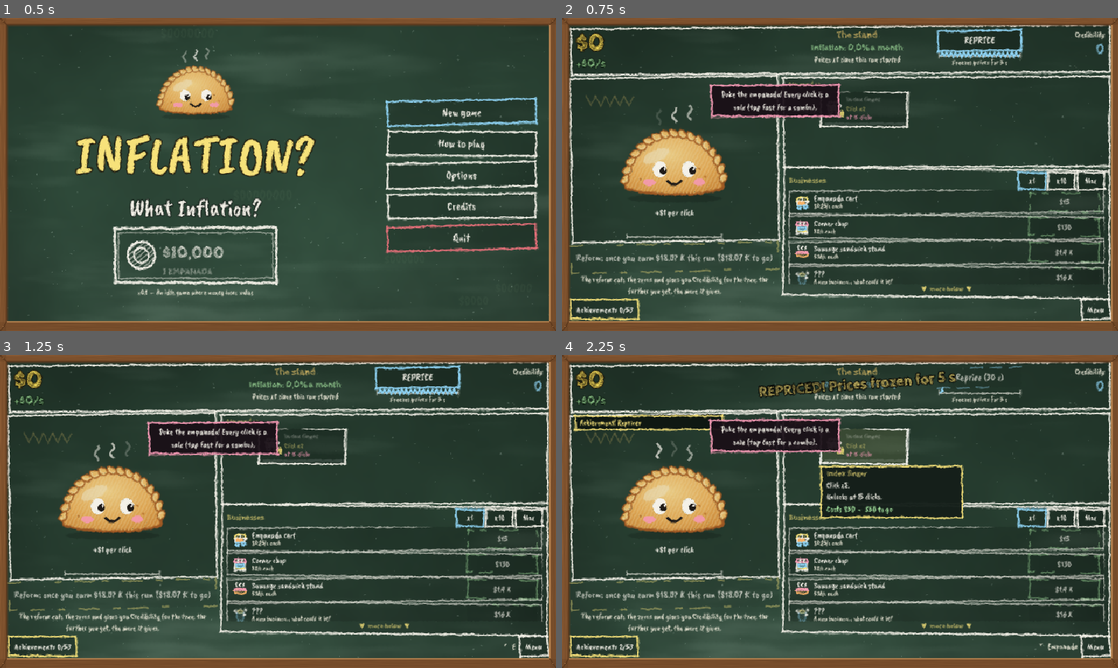
Above: before the commit, frames 1-4 (two rows, left to right).
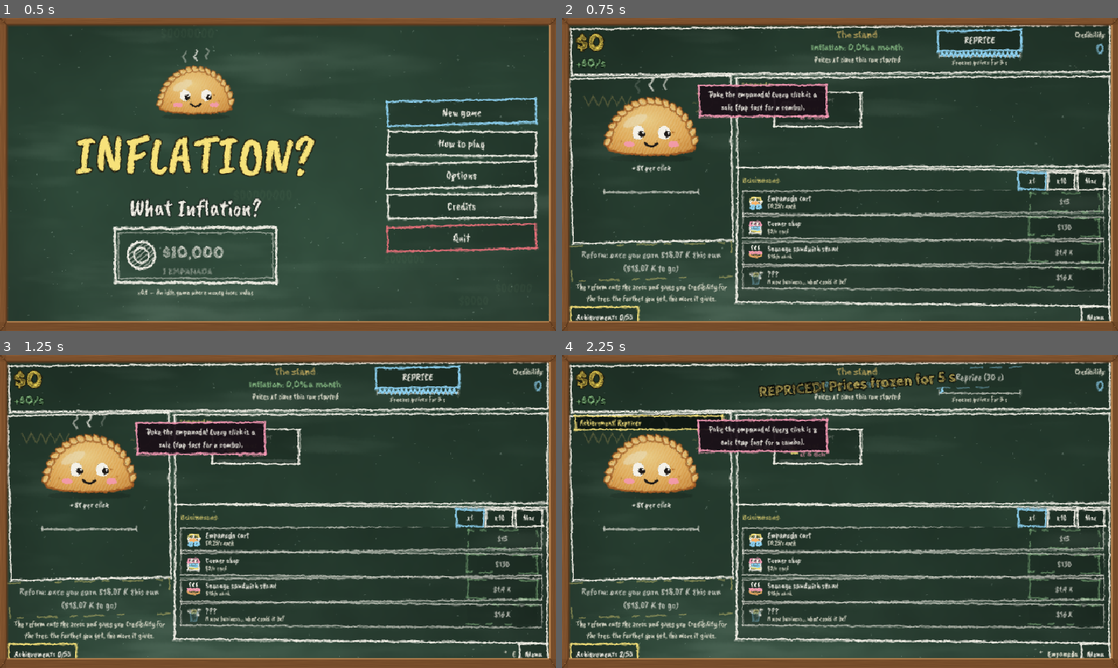
Above: after the commit, the same moments.

Repository: agusmoscato/INFLATION-What-Inflation-
Game: Godot game, scene res://scenes/Main.tscn
The game is run twice, just before and just after one commit, with the same random seed, the same clock (stepped at 60 frames per second) and the same inputs.
Inputs (mouse positions are in pixels of both pictures, inside the frame that each line leads up to):
- Up to frame 1 (0.5 s): no input
- Up to frame 2 (0.75 s): click "New game" at 0.5 s
- Up to frame 3 (1.25 s): no input
- Up to frame 4 (2.25 s): click "REPRICE" at 1.25 s; click (862, 445) at 2.02 s

Frame 1 is identical in both runs. In frame 2, 17% of the frame differs, in the area x 1-99%, y 17-97%; in frame 3, 17%; in frame 4, 22%.

Commit message:
La empanada tiene tamaño y posición fijos en su panel; el squash del clic es solo visual (punto 3)
- La empanada mide siempre 300x182 y va arriba de su panel; lo que sobra en ventanas más altas queda abajo.
- La calle del barrio tiene alto fijo (92 px): con más de 6 tipos de negocio pasa a 3 columnas y achica las filas.
- La columna de la empanada tiene ancho fijo (370): el texto largo del botón de reforma ("cuando ganes $X…") la ensanchaba y corría la empanada; ahora va en dos renglones. El consejo de la reforma reserva siempre dos renglones.
- Squash, inclinación y temblor de pánico se aplican con draw_set_transform: el control nunca cambia de escala ni de rotación y el squash vuelve a 1 exacto.
- Test tests/LayoutUI.tscn: en 5 ventanas (1280x720, 1920x1080, 1366x768, 2560x1080, 1024x768) mide el rect de la empanada con accesorios, combo, calle llena, reforma larga/trabado, avisos y números enormes y en medio del squash; falla si cambia. También revisa que el "+$X" nunca pise el gorrito/corona.

Co-Authored-By: Claude Opus 5.5 <noreply@anthropic.com>

Diff:
--- a/scripts/ui/barrio_view.gd
+++ b/scripts/ui/barrio_view.gd
@@ -5,15 +5,17 @@
 ## tiza. Abajo, la vereda cambia con la capa de la vuelta (tierra, vereda con faroles, ciudad, finanzas, hiperinflación).
 ## Rendimiento: los dibujos se rehacen solo cuando cambia algo (cantidades o capa); el humo es una capa aparte, liviana.
 
-const ROW_H: float = 27.0
-const ICON: float = 25.0
-const COLS: int = 2
+## Alto fijo: la calle nunca empuja a la empanada. Con muchos tipos de negocio pasa a 3 columnas y las filas se achican.
+const HEIGHT: float = 92.0
+const ROW_H_MAX: float = 27.0
 const CAPS: Array = [7, 6, 4]            ## dibujitos por tipo según la calidad (alta, media, baja)
 
 var _sig: String = ""
 var _rows: Array = []                   ## [{id, n}]
 var _era: int = 1
 var _smoke: Control
+var _cols: int = 2
+var _row_h: float = ROW_H_MAX
 
 
 func _init() -> void:
@@ -40,13 +42,14 @@
 		if n > 0:
 			rows.append({"id": def["id"], "n": mini(n, c)})
 			sig += "%s:%d," % [def["id"], mini(n, c)]
-	var lines: int = int(ceil(float(rows.size()) / float(COLS)))
-	custom_minimum_size = Vector2(0, 12.0 + ROW_H * float(lines)) if not rows.is_empty() else Vector2.ZERO
-	visible = not rows.is_empty()
+	custom_minimum_size = Vector2(0, HEIGHT)
 	if sig != _sig:
 		_sig = sig
 		_rows = rows
 		_era = era
+		_cols = 2 if rows.size() <= 6 else 3
+		var lines: int = maxi(1, int(ceil(float(rows.size()) / float(_cols))))
+		_row_h = minf(ROW_H_MAX, (HEIGHT - 10.0) / float(lines))
 		queue_redraw()
 	if Settings.quality < 2 and _has("choripan"):
 		_smoke.queue_redraw()
@@ -60,21 +63,28 @@
 
 
 func _cell(i: int) -> Rect2:
-	var w: float = size.x / float(COLS)
-	return Rect2(Vector2(w * float(i % COLS), 4.0 + ROW_H * float(i / COLS)), Vector2(w, ROW_H))
+	var w: float = size.x / float(_cols)
+	return Rect2(Vector2(w * float(i % _cols), 4.0 + _row_h * float(i / _cols)), Vector2(w, _row_h))
+
+
+func _icon() -> float:
+	return _row_h - 2.0
 
 
 func _draw() -> void:
+	if _rows.is_empty():
+		return
 	_draw_street()
 	var c: int = cap()
+	var ic: float = _icon()
 	for i in range(_rows.size()):
 		var r: Rect2 = _cell(i)
 		var id: String = _rows[i]["id"]
 		var n: int = int(_rows[i]["n"])
-		var step: float = minf(ICON * 0.98, (r.size.x - ICON - 6.0) / float(maxi(1, c - 1)))
+		var step: float = minf(ic * 0.98, (r.size.x - ic - 6.0) / float(maxi(1, c - 1)))
 		for k in range(n):
 			var p: Vector2 = r.position + Vector2(4.0 + step * float(k), 1.0)
-			ChalkIcons.draw(self, id, Rect2(p, Vector2(ICON, ICON)), k * 13 + i)
+			ChalkIcons.draw(self, id, Rect2(p, Vector2(ic, ic)), k * 13 + i)
 
 
 ## La vereda de abajo y los detalles de cada capa (una línea de tiza, faroles, edificios, signos de $, llamas).
@@ -104,8 +114,9 @@
 			continue
 		var r: Rect2 = _cell(i)
 		var n: int = int(_rows[i]["n"])
-		var step: float = minf(ICON * 0.98, (r.size.x - ICON - 6.0) / float(maxi(1, cap() - 1)))
+		var ic: float = _icon()
+		var step: float = minf(ic * 0.98, (r.size.x - ic - 6.0) / float(maxi(1, cap() - 1)))
 		for k in range(0, n, 3):
 			var f: float = fmod(t * 0.6 + float(k) * 0.37, 1.0)
-			var p: Vector2 = r.position + Vector2(4.0 + step * float(k) + ICON * 0.5 + sin(t * 2.0 + k) * 2.0, 2.0 - f * 10.0)
+			var p: Vector2 = r.position + Vector2(4.0 + step * float(k) + ic * 0.5 + sin(t * 2.0 + k) * 2.0, 2.0 - f * 10.0)
 			_smoke.draw_circle(p, 1.5 + f * 2.5, Color(Chalk.WHITE, 0.3 * (1.0 - f)))
--- a/scripts/ui/empanada_button.gd
+++ b/scripts/ui/empanada_button.gd
@@ -4,6 +4,8 @@
 ## con mipmaps); todo lo demás se dibuja por código encima: la cara (ojos que siguen el mouse, parpadeo, boca en "o"
 ## al clic, pánico, transpiración), los cachetes, el vapor, los accesorios del árbol y el brillo dorado del final.
 ## Squash & stretch al clic; transpira con inflación alta o cerca de la pared y entra en pánico en la hiperinflación.
+## El tamaño y la posición del control nunca cambian: el squash, el temblor y los accesorios se aplican solo al dibujo
+## (draw_set_transform), así nada empuja ni agranda la empanada.
 ## Con calidad de tiza Baja se mantiene la textura y se apagan el vapor y el halo.
 
 signal pressed(global_pos: Vector2)
@@ -42,6 +44,8 @@
 var show_face: bool = true
 
 var _tween: Tween
+var _sq: Vector2 = Vector2.ONE          # squash del clic (solo visual)
+var _rot: float = 0.0                   # inclinación del clic o temblor de pánico (solo visual)
 var _t: float = 0.0
 var _o_mouth: float = 0.0
 var _blink: float = 0.0
@@ -55,12 +59,16 @@
 		custom_minimum_size = Vector2(280, 220)
 	mouse_default_cursor_shape = Control.CURSOR_POINTING_HAND
 	texture_filter = CanvasItem.TEXTURE_FILTER_LINEAR_WITH_MIPMAPS
-	_update_pivot()
-	resized.connect(_update_pivot)
-
-
-func _update_pivot() -> void:
-	pivot_offset = Vector2(size.x / 2.0, size.y * 0.88)
+
+
+## Punto fijo del squash (la base de la empanada).
+func _pivot() -> Vector2:
+	return Vector2(size.x / 2.0, size.y * 0.88)
+
+
+## Squash visual actual (para el test de layout: tiene que volver a 1 exacto).
+func squash() -> Vector2:
+	return _sq
 
 
 func _gui_input(event: InputEvent) -> void:
@@ -74,12 +82,15 @@
 	if _tween != null and _tween.is_valid():
 		_tween.kill()
 	_o_mouth = 0.35
-	scale = Vector2(1.28, 0.72)
-	rotation = randf_range(-0.05, 0.05)
+	_sq = Vector2(1.28, 0.72)
+	_rot = randf_range(-0.05, 0.05)
 	_tween = create_tween()
-	_tween.tween_property(self, "scale", Vector2(0.86, 1.2), 0.09).set_trans(Tween.TRANS_QUAD).set_ease(Tween.EASE_OUT)
-	_tween.tween_property(self, "scale", Vector2.ONE, 0.42).set_trans(Tween.TRANS_ELASTIC).set_ease(Tween.EASE_OUT)
-	_tween.parallel().tween_property(self, "rotation", 0.0, 0.42).set_trans(Tween.TRANS_ELASTIC).set_ease(Tween.EASE_OUT)
+	_tween.tween_property(self, "_sq", Vector2(0.86, 1.2), 0.09).set_trans(Tween.TRANS_QUAD).set_ease(Tween.EASE_OUT)
+	_tween.tween_property(self, "_sq", Vector2.ONE, 0.42).set_trans(Tween.TRANS_ELASTIC).set_ease(Tween.EASE_OUT)
+	_tween.parallel().tween_property(self, "_rot", 0.0, 0.42).set_trans(Tween.TRANS_ELASTIC).set_ease(Tween.EASE_OUT)
+	_tween.tween_callback(func() -> void:
+		_sq = Vector2.ONE              # vuelve a escala 1 exacta
+		_rot = 0.0)
 
 
 func _process(delta: float) -> void:
@@ -89,8 +100,9 @@
 	_blink = maxf(0.0, _blink - delta)
 	if _blink <= 0.0 and fmod(_t, 3.6) < delta:
 		_blink = 0.13
-	if rate > 0.5 and (_tween == null or not _tween.is_running()):
-		rotation = sin(_t * 38.0) * 0.025          # temblor de pánico
+	if _tween == null or not _tween.is_running():
+		_sq = Vector2.ONE
+		_rot = sin(_t * 38.0) * 0.025 if rate > 0.5 else 0.0      # temblor de pánico (solo visual)
 	queue_redraw()
 
 
@@ -119,6 +131,8 @@
 
 func _draw() -> void:
 	_layout()
+	var pv: Vector2 = _pivot()
+	draw_set_transform_matrix(Transform2D(_rot, _sq, 0.0, pv) * Transform2D(0.0, -pv))
 	var c: Vector2 = T(CENTER_UV)
 	if gold and _fancy():
 		# halo dorado que late, detrás del cuerpo
--- a/scripts/ui/game_screen.gd
+++ b/scripts/ui/game_screen.gd
@@ -13,6 +13,8 @@
 const TOAST_SECONDS: float = 3.0
 const TOAST_SECONDS_SLOW: float = 5.5      ## en las primeras vueltas los avisos duran más (da tiempo a leerlos)
 const UPG_BOX_H: float = 2.0 * 80.0 + 6.0   ## dos filas de tarjetas de mejoras
+const EMPANADA_SIZE: Vector2 = Vector2(300, 182)  ## tamaño fijo de la empanada en su panel
+const LEFT_W: float = 370.0                       ## ancho fijo de la columna de la empanada
 
 var world: MarginContainer
 var body: BoxContainer
@@ -268,21 +270,23 @@
 
 func _build_left() -> Control:
 	var col: VBoxContainer = VBoxContainer.new()
-	col.custom_minimum_size = Vector2(360, 0)
+	col.custom_minimum_size = Vector2(LEFT_W, 0)
 	col.add_theme_constant_override("separation", 8)
 	var p: PanelContainer = UIKit.panel(UIKit.C_PANEL, 10)
 	p.size_flags_vertical = Control.SIZE_EXPAND_FILL
 	col.add_child(p)
 	backdrop = EraBackdrop.new()       # dibujos tenues de la capa, detrás de la empanada
 	p.add_child(backdrop)
+	# todo lo de este panel tiene alto fijo y arriba de todo va la empanada: nada la empuja ni le cambia el tamaño
+	# (accesorios, calle llena, combo, textos); el espacio que sobre en ventanas más altas queda abajo
 	var v: VBoxContainer = VBoxContainer.new()
-	v.alignment = BoxContainer.ALIGNMENT_CENTER
+	v.alignment = BoxContainer.ALIGNMENT_BEGIN
 	v.add_theme_constant_override("separation", 6)
 	p.add_child(v)
 	empanada = EmpanadaButton.new()
 	empanada.size_flags_horizontal = Control.SIZE_SHRINK_CENTER
-	empanada.size_flags_vertical = Control.SIZE_EXPAND_FILL
-	empanada.custom_minimum_size = Vector2(250, 170)
+	empanada.size_flags_vertical = Control.SIZE_SHRINK_BEGIN
+	empanada.custom_minimum_size = EMPANADA_SIZE
 	empanada.pressed.connect(func(_pos: Vector2) -> void: Economy.click())
 	v.add_child(empanada)
 	click_label = UIKit.label("", 17, Chalk.WHITE, HORIZONTAL_ALIGNMENT_CENTER)
@@ -294,16 +298,23 @@
 	combo_bar.custom_minimum_size = Vector2(220, 12)
 	combo_bar.size_flags_horizontal = Control.SIZE_SHRINK_CENTER
 	v.add_child(combo_bar)
-	barrio = BarrioView.new()          # la calle del barrio que se va llenando
+	barrio = BarrioView.new()          # la calle del barrio que se va llenando (alto fijo)
 	v.add_child(barrio)
+	var rest: Control = Control.new()
+	rest.size_flags_vertical = Control.SIZE_EXPAND_FILL
+	rest.mouse_filter = Control.MOUSE_FILTER_IGNORE
+	v.add_child(rest)
 	reform_btn = Button.new()
 	reform_btn.custom_minimum_size = Vector2(0, 62)
+	reform_btn.autowrap_mode = TextServer.AUTOWRAP_WORD_SMART   # el texto largo va en dos renglones: no ensancha la columna
 	UIKit.style_button(reform_btn, UIKit.C_GOLD, 19)
 	reform_btn.pressed.connect(_open_reform_dialog)
 	col.add_child(reform_btn)
 	reform_hint = UIKit.label("", 15, UIKit.C_DIM, HORIZONTAL_ALIGNMENT_CENTER)
 	reform_hint.autowrap_mode = TextServer.AUTOWRAP_WORD_SMART
-	reform_hint.custom_minimum_size = Vector2(300, 0)
+	reform_hint.custom_minimum_size = Vector2(300, 44)     # siempre dos renglones: el panel de arriba no cambia de alto
+	reform_hint.max_lines_visible = 2
+	reform_hint.vertical_alignment = VERTICAL_ALIGNMENT_TOP
 	col.add_child(reform_hint)
 	left_col = col
 	return col
--- a/tests/layout_ui.gd
+++ b/tests/layout_ui.gd
@@ -2,7 +2,13 @@
 ## Prueba de layout (headless): godot --headless res://tests/LayoutUI.tscn
 ##  1. Textos de tarjetas: todas las mejoras, en español e inglés, con el precio más largo y con su condición, entran en
 ##     la tarjeta sin cortarse (la letra se achica; el nombre puede ir en dos líneas).
+##  2. La empanada no se mueve ni cambia de tamaño: en varias ventanas mide su rectángulo (relativo a su panel) con y sin
+##     accesorios, con combo, con la calle llena, con el texto de la reforma largo, con avisos, con números enormes y en
+##     medio del squash del clic. Tiene que ser siempre el mismo (y el mismo tamaño en todas las ventanas); el squash es
+##     solo visual y vuelve a escala 1 exacta. El "+$X" de los clics nunca pisa el gorrito ni la corona.
 ## Termina con código 1 si algo falla (y lo lista).
+
+const WINDOWS: Array = [Vector2i(1280, 720), Vector2i(1920, 1080), Vector2i(1366, 768), Vector2i(2560, 1080), Vector2i(1024, 768)]
 
 var failures: Array = []
 
@@ -13,7 +19,7 @@
 	I18n.load_all()
 	Chalk.load_fonts()
 	_check_cards()
-	_finish()
+	_check_empanada()
 
 
 func _check_cards() -> void:
@@ -37,6 +43,99 @@
 	sample.free()
 
 
+func _frames(n: int) -> void:
+	for i in range(n):
+		await get_tree().process_frame
+
+
+func _check_empanada() -> void:
+	var sizes_seen: Dictionary = {}
+	for ws in WINDOWS:
+		var base: Vector2 = Vector2(1280.0, 720.0)
+		var s: float = minf(float(ws.x) / base.x, float(ws.y) / base.y)
+		var sv: SubViewport = SubViewport.new()
+		sv.size = ws
+		sv.size_2d_override = Vector2i(int(round(float(ws.x) / s)), int(round(float(ws.y) / s)))
+		sv.size_2d_override_stretch = true
+		add_child(sv)
+		var main: Node = load("res://scenes/Main.tscn").instantiate()
+		sv.add_child(main)
+		await _frames(3)
+		main.start_game(false)
+		await _frames(6)
+		var g: GameScreen = main._game
+		var m: GameModel = GameState.m
+		m.tutorial_done = true
+		var tag: String = "%dx%d" % [ws.x, ws.y]
+		var ref: Array = _measure(g)
+		sizes_seen[tag] = ref[1]
+		var cases: Array = [
+			["accesorios (gorrito, anteojos, corona, dorada)", func() -> void:
+				for n in GameData.tree:
+					if not bool(n["final"]) and (bool(n["seal"]) or int(n["ring"]) <= 3):
+						m.tree[n["id"]] = true
+				m.won = true
+				m.dirty = true],
+			["combo al máximo", func() -> void:
+				m.combo = int(m.mods["combo_cap"])
+				m.combo_idle = 0.0],
+			["calle llena (los 10 negocios)", func() -> void:
+				for def in GameData.businesses:
+					m.owned[def["id"]] = 150
+				m.dirty = true],
+			["texto de reforma largo y trabado", func() -> void:
+				m.run_earned = BigNumber.from_string("1e40")
+				m.stuck_t = 99.0],
+			["avisos y números enormes", func() -> void:
+				m.money = BigNumber.from_string("8.8888e305")
+				for i in range(5):
+					g._toast("Aviso de prueba con un texto bastante largo número %d" % i, Chalk.YELLOW)],
+			["en medio del squash del clic", func() -> void:
+				for i in range(4):
+					Economy.click()],
+		]
+		for c in cases:
+			(c[1] as Callable).call()
+			await _frames(3)
+			var got: Array = _measure(g)
+			if not got[0].is_equal_approx(ref[0]) or not got[1].is_equal_approx(ref[1]):
+				failures.append("[%s] LA EMPANADA SE MOVIÓ O CAMBIÓ DE TAMAÑO con %s: %s %s (antes %s %s)" % [tag, c[0], str(got[0]), str(got[1]), str(ref[0]), str(ref[1])])
+			if g.empanada.scale != Vector2.ONE or g.empanada.rotation != 0.0:
+				failures.append("[%s] el control de la empanada tiene escala %s / rotación %f con %s (el squash tiene que ser solo visual)" % [tag, str(g.empanada.scale), g.empanada.rotation, c[0]])
+		# el "+$X" de los clics nunca pisa el gorrito ni la corona (ni al nacer ni al terminar su recorrido)
+		var ko: Rect2 = g.empanada.keep_out_rect()
+		var er: Rect2 = g.empanada.get_global_rect()
+		for fx in [0.1, 0.3, 0.5, 0.7, 0.9]:
+			for fy in [0.0, 0.1, 0.25, 0.5, 0.9]:
+				var pos: Vector2 = er.position + er.size * Vector2(fx, fy)
+				var path: Array = GameScreen.click_float_path(g.empanada, pos, Vector2(150, 34))
+				for pt in path:
+					if Rect2(pt, Vector2(150, 34)).intersects(ko):
+						failures.append("[%s] el +$X de un clic en %s pisa el gorrito/corona" % [tag, str(pos)])
+		# el squash termina en escala 1 exacta
+		await get_tree().create_timer(1.0).timeout
+		await _frames(2)
+		if g.empanada.squash() != Vector2.ONE:
+			failures.append("[%s] el squash no volvió a escala 1 exacta: %s" % [tag, str(g.empanada.squash())])
+		print("empanada %s: %s en %s (relativo a su panel)" % [tag, str(ref[1]), str(ref[0])])
+		Economy.running = false
+		sv.queue_free()
+		await _frames(3)
+	var first: Vector2 = sizes_seen.values()[0]
+	for tag in sizes_seen:
+		if not (sizes_seen[tag] as Vector2).is_equal_approx(first):
+			failures.append("la empanada tiene otro tamaño en %s: %s (en %s: %s)" % [tag, str(sizes_seen[tag]), str(sizes_seen.keys()[0]), str(first)])
+	_finish()
+
+
+## [posición relativa a su panel, tamaño]
+func _measure(g: GameScreen) -> Array:
+	var e: EmpanadaButton = g.empanada
+	var panel: Control = e.get_parent().get_parent()
+	var r: Rect2 = e.get_global_rect()
+	return [r.position - panel.get_global_rect().position, r.size]
+
+
 func _finish() -> void:
 	SaveSystem.delete_save()
 	DirAccess.remove_absolute(Settings.path)
